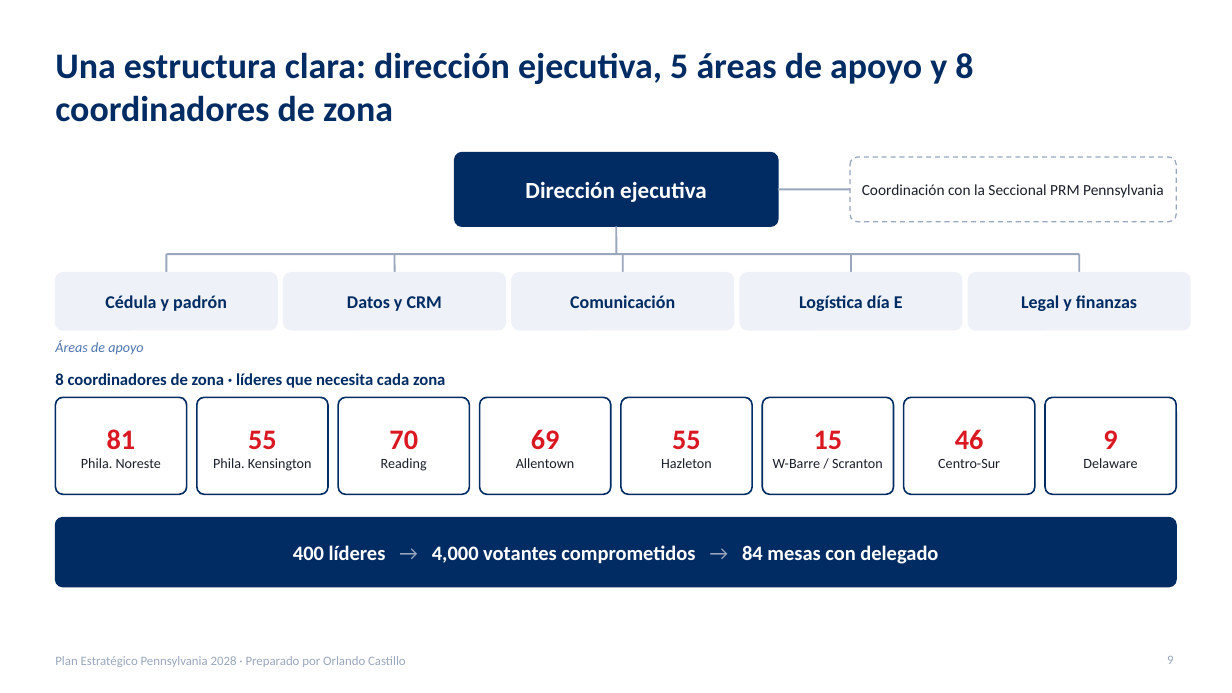
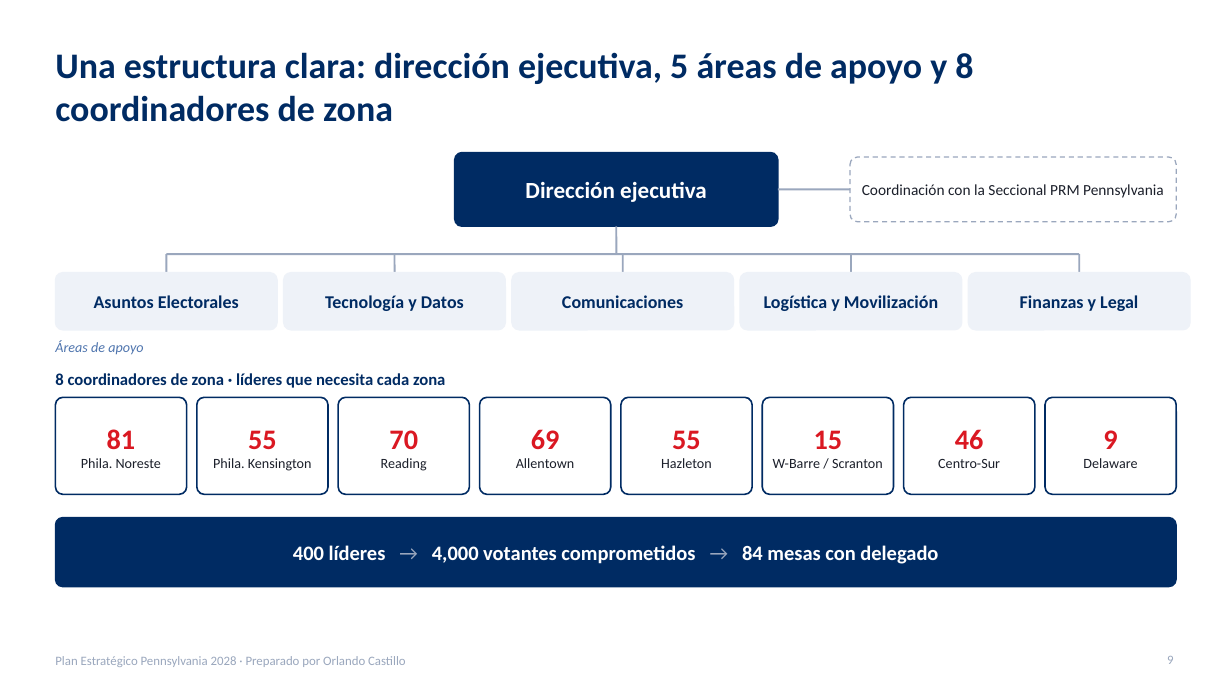
Before and after one commit to rcastillo9556/pdf-toolkit, a slide deck: slide 9 of presentaciones/Plan_Estrategico_Pennsylvania_2028.pptx. Drawn at 1232x693 pixels with LibreOffice and Linux fonts; fonts in the diff are those of the drawing. Boxes give left, top, right and bottom in pixels: in the first picture for what was removed or moved away, otherwise in the second. Text is boxed around its words. In the diff, an @@ line names an element or a change of style, - is before the commit and + after.

```diff
--- a/presentaciones/Plan_Estrategico_Pennsylvania_2028.pptx
+++ b/presentaciones/Plan_Estrategico_Pennsylvania_2028.pptx
@@ text at (x1=94, y1=295, x2=239, y2=308): text changed @@
-Cédula y padrón
+Asuntos Electorales
@@ text at (x1=325, y1=295, x2=464, y2=311): text changed @@
-Datos y CRM
+Tecnología y Datos
@@ text at (x1=562, y1=295, x2=683, y2=308): text changed @@
-Comunicación
+Comunicaciones
@@ text at (x1=764, y1=295, x2=938, y2=311): text changed @@
-Logística día E
+Logística y Movilización
@@ text at (x1=1020, y1=295, x2=1138, y2=311): text changed @@
-Legal y finanzas
+Finanzas y Legal
```
Also in this commit, not shown: 1 other slide changed, 1 other file.
